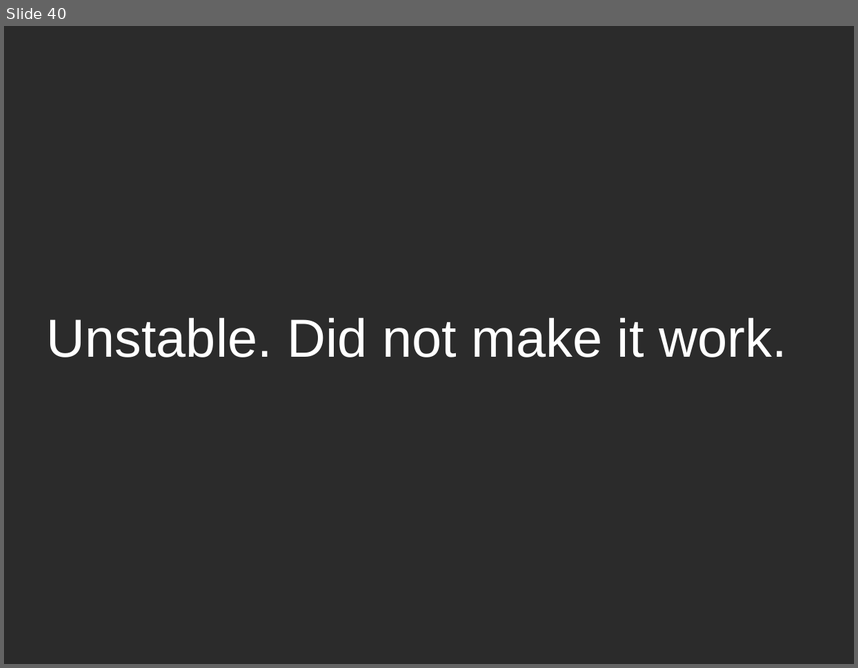
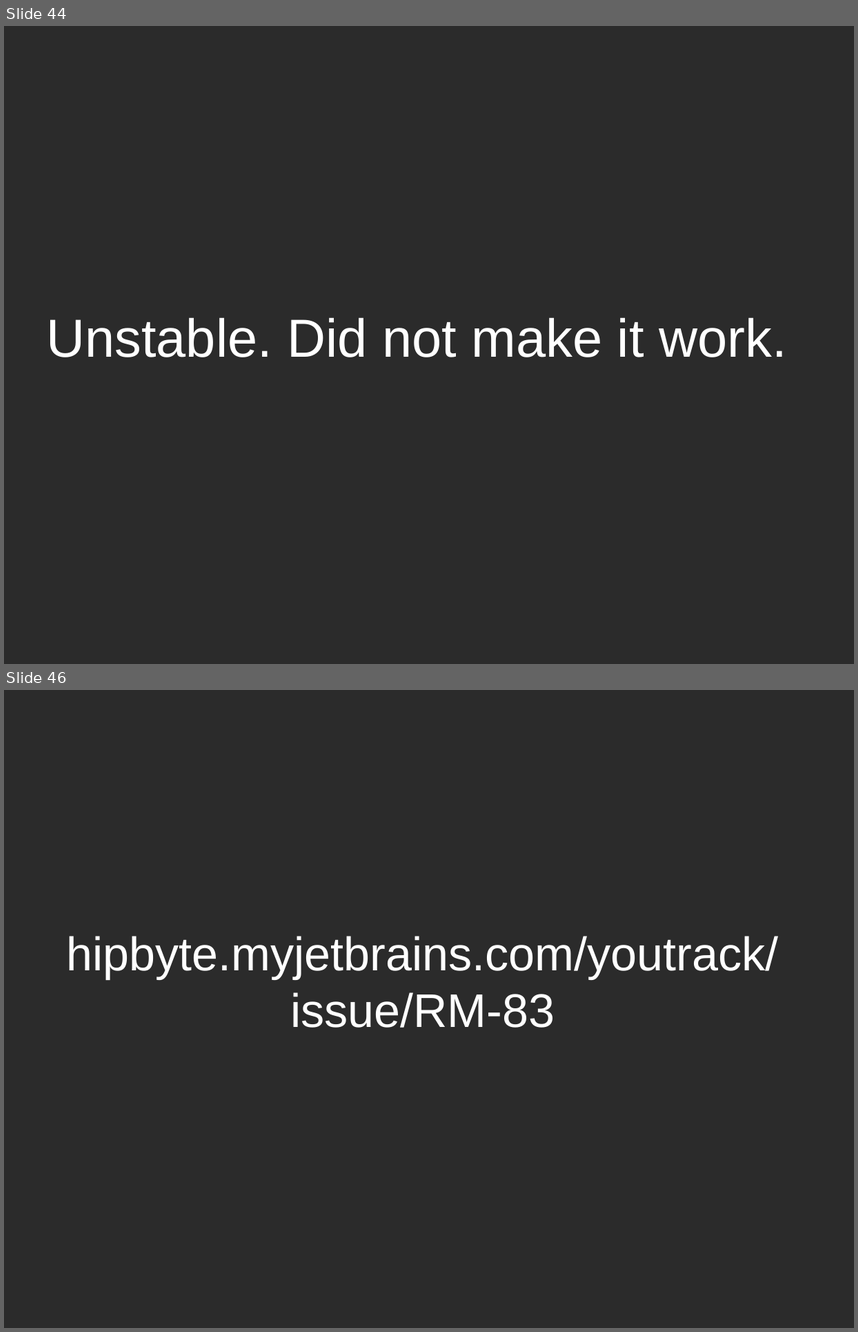
Before and after one commit to dodikk/motion-slides, a slide deck: motion-slides.odp. Shown one above the other, each under a label of ours: slide 40 before the commit, slides 44 and 46 after it; the slides between them are not shown. The pictures are 858x668 and 858x1332 pixels, drawn with LibreOffice and Linux fonts; fonts in the diff are those of the drawing; background and template pictures are left out; a plain dark background stands for a picture behind light text. Boxes give left, top, right and bottom in pixels: in the first picture for what was removed or moved away, otherwise in the second. Text is boxed around its words. In the diff, an @@ line names an element or a change of style, - is before the commit and + after.

Commit message:
Added youtrack tickets summary. Added a QR code with contacts

```diff
--- a/motion-slides.odp
+++ b/motion-slides.odp
@@ slide 46 added at box(4, 690, 854, 1328), background picture (left out) @@
@@ title added at box(67, 936, 779, 1027), 44 pt, text #FFFFFF @@
+hipbyte.myjetbrains.com/youtrack/
+issue/RM-83
@@ what was slide 40 is now slide 44 @@
```
Also in this commit, not shown: 6 other slides added, 1 slide removed, 6 other files.
